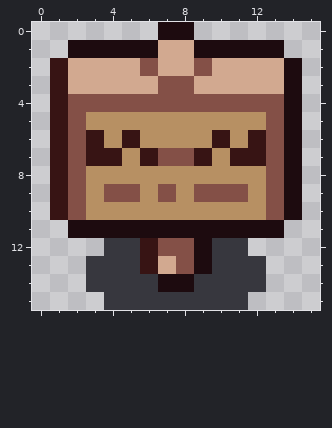
Two states of a pixel-art sprite, images/characters/sign.png. Above: the version before the commit.
The file is 16x16 pixels.
The same view after the edit:
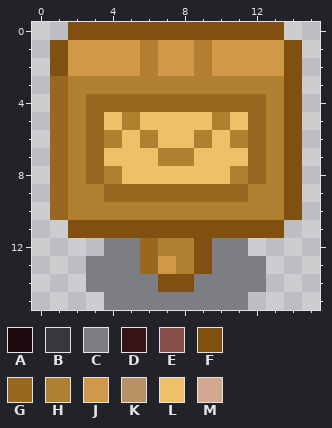
Palette (. is transparent): A #1d0b0f  B #37373e  C #7d7d84  D #371414  E #845047  F #805010  G #986820  H #b08030  J #d09848  K #b79063  L #f0c068  M #d2a990
Change:
Changed rows in their new state; - is an unchanged pixel.
first column x 1:
 0 -FFFFFFFFFFFF-
 1 FJJJJHJJHJJJJF
 2 FJJJJHJJHJJJJF
 3 GHHHHHHHHHHHHF
 4 GHGGGGGGGGGGHF
 5 GHGLHLLLLHLGHF
 6 GHGHLHLLHLHGHF
 7 GHGLLLHHLLLGHF
 8 GHGHLLLLLLHGHF
 9 GHHGGGGGGGGHHF
10 GHHHHHHHHHHHHF
11 -FFFFFFFFFFFF-
12 ---CCGHHFCC---
13 --CCCGJHFCCC--
14 --CCCCFFCCCC--
15 ---CCCCCCCC---
Where, in picture pixels (left, top, right, bottom), the same in both pictures:
changed: (50, 22, 302, 310)
